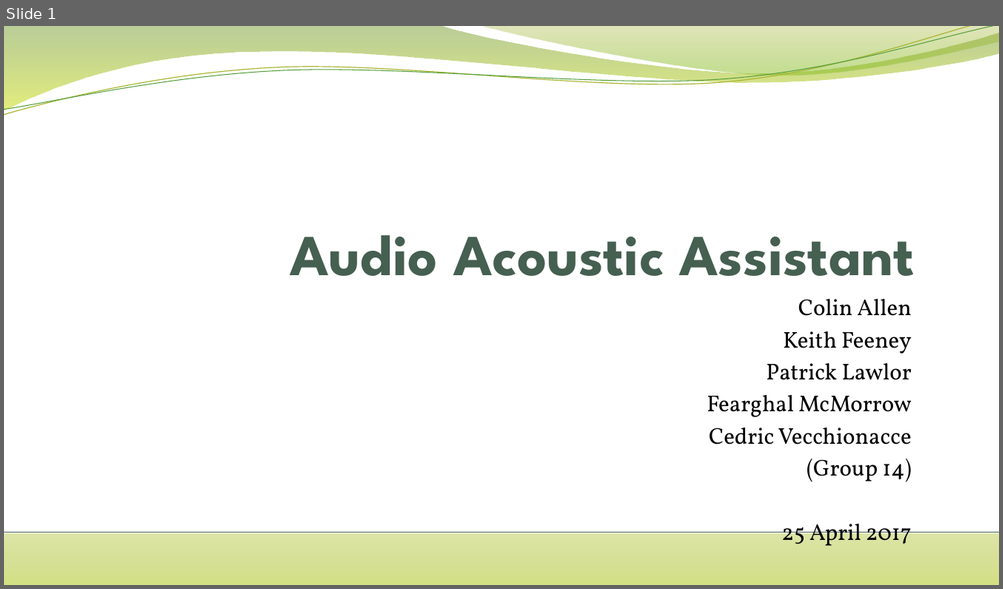
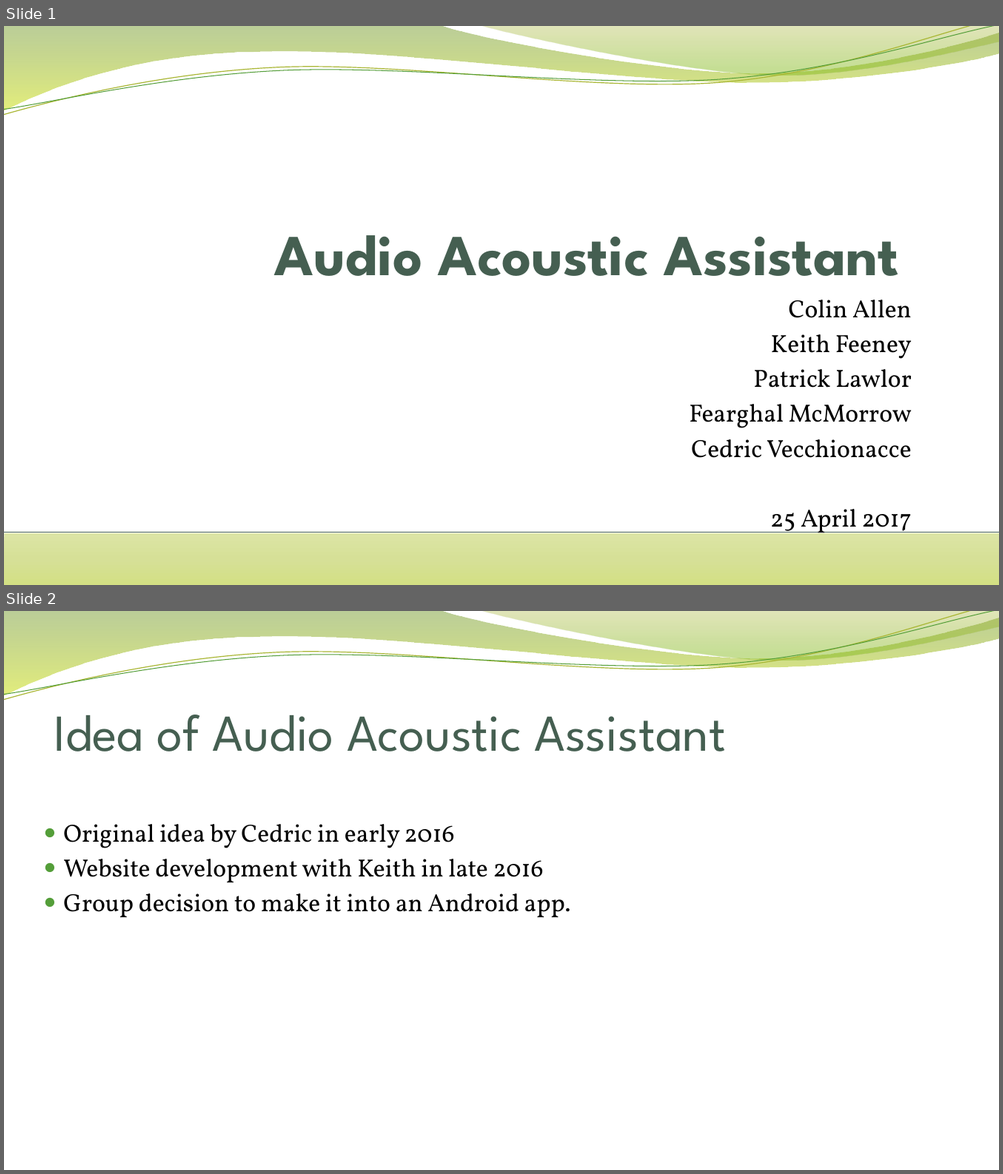
Before and after one commit to CedricVz/AAA, a slide deck: Final presentation.pptx. Shown one above the other, each under a label of ours: slide 1 before the commit, slides 1 and 2 after it. The pictures are 1003x589 and 1003x1174 pixels, drawn with LibreOffice and Linux fonts; fonts in the diff are those of the drawing; background and template pictures are left out. Boxes give left, top, right and bottom in pixels: in the first picture for what was removed or moved away, otherwise in the second. Text is boxed around its words. In the diff, an @@ line names an element or a change of style, - is before the commit and + after.

```diff
--- a/Final presentation.pptx
+++ b/Final presentation.pptx
@@ slide 2 added at (x1=4, y1=611, x2=999, y2=1170), background picture (left out); not listed: 4 template elements that a slide beside it also shows @@
@@ title added at (x1=54, y1=715, x2=726, y2=752), 50 pt, text #455F51 @@
+Idea of Audio Acoustic Assistant
@@ text added at (x1=63, y1=824, x2=571, y2=918), 24 pt, text #000000 @@
+  ● Original idea by Cedric in early 2016
+  ● Website development with Keith in late 2016
+  ● Group decision to make it into an Android app.
@@ slide 1 changed as well @@
@@ title "Audio Acoustic Assistant" moved from (x1=290, y1=235, x2=913, y2=276) to (x1=274, y1=235, x2=898, y2=276) @@
@@ subtitle "Colin Allen" at (x1=688, y1=300, x2=911, y2=539): size 22.1 to 24.1 pt @@
@@ subtitle at (x1=806, y1=459, x2=910, y2=483): paragraph removed @@
-(Group 14)
```
Also in this commit, not shown: 3 other slides changed, 1 other slide added, 4 slides removed, 2 other files.
